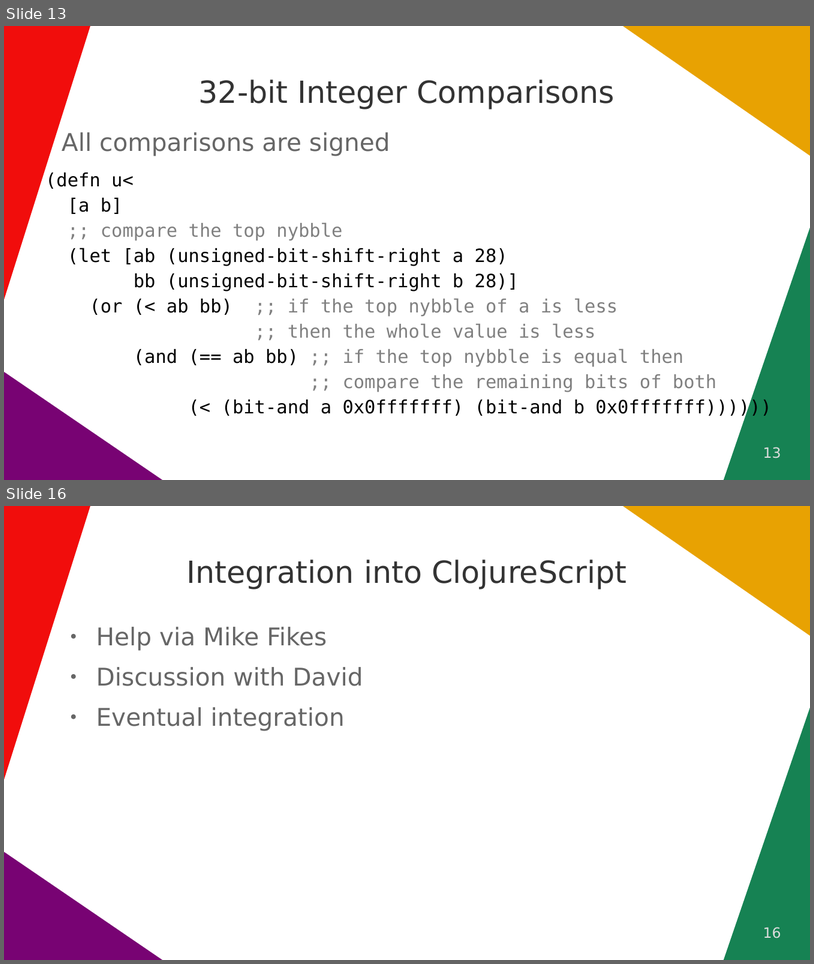
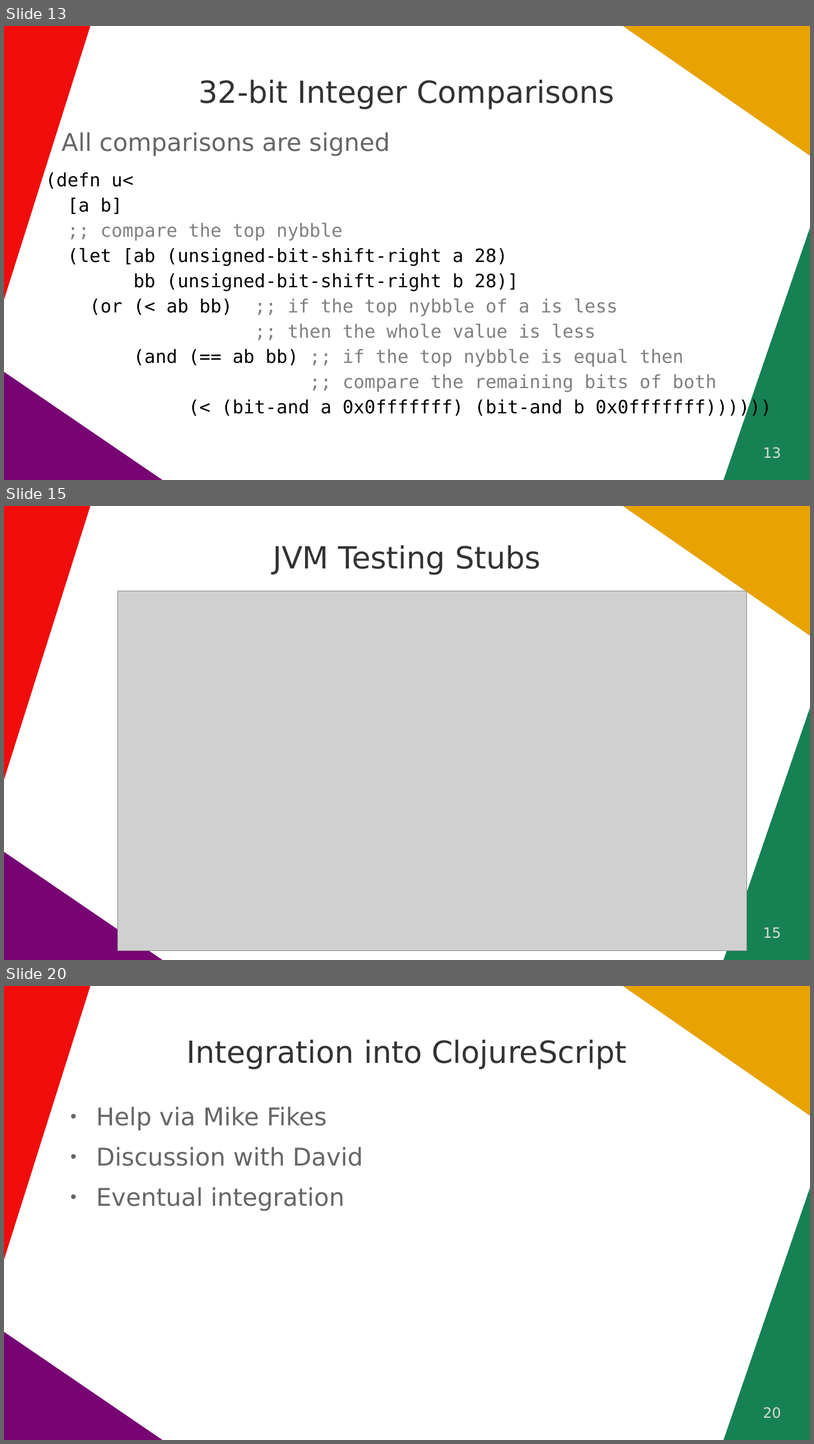
Before and after one commit to quoll/cljs-math, a slide deck: docs/ClojureDays2022.odp. Shown one above the other, each under a label of ours: slides 13 and 16 before the commit, slides 13, 15 and 20 after it; the slides between them are not shown. The pictures are 814x964 and 814x1444 pixels, drawn with LibreOffice and Linux fonts; fonts in the diff are those of the drawing; grey boxes stand for pictures. Boxes give left, top, right and bottom in pixels: in the first picture for what was removed or moved away, otherwise in the second. Text is boxed around its words. In the diff, an @@ line names an element or a change of style, - is before the commit and + after.

Commit message:
Testing slides

```diff
--- a/docs/ClojureDays2022.odp
+++ b/docs/ClojureDays2022.odp
@@ slide 15 added at [4,506,810,960], background #FFFFFF; not listed: 4 template elements that a slide beside it also shows @@
@@ title added at [273,545,541,575], 30 pt, text #333333 @@
+JVM Testing Stubs
@@ picture added at [117,591,747,950] @@
@@ page number added at [764,927,782,938], 14 pt, text #DDDDDD @@
+15
@@ what was slide 16 is now slide 20 @@
@@ page number at [764,1407,782,1418]: text changed @@
-16
+20
```
Also in this commit, not shown: 1 slide changed, 4 other slides added, 1 slide removed.
